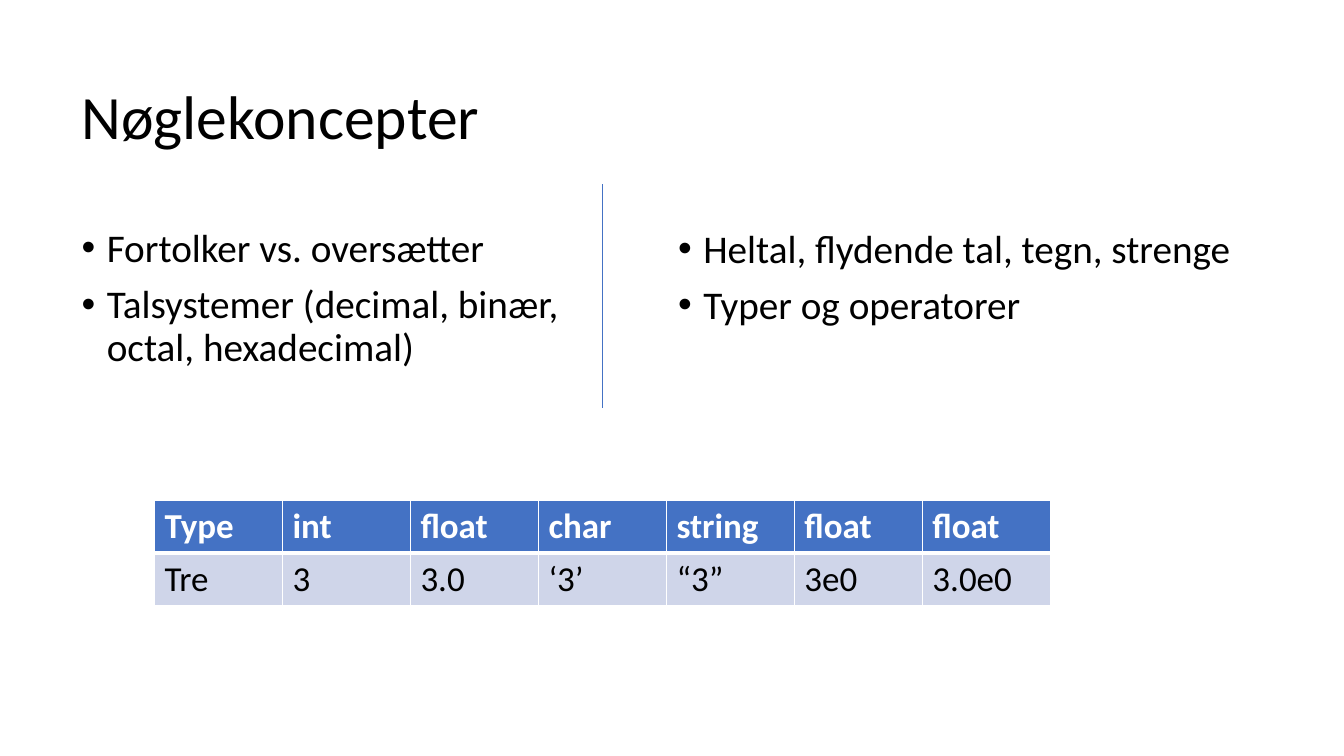
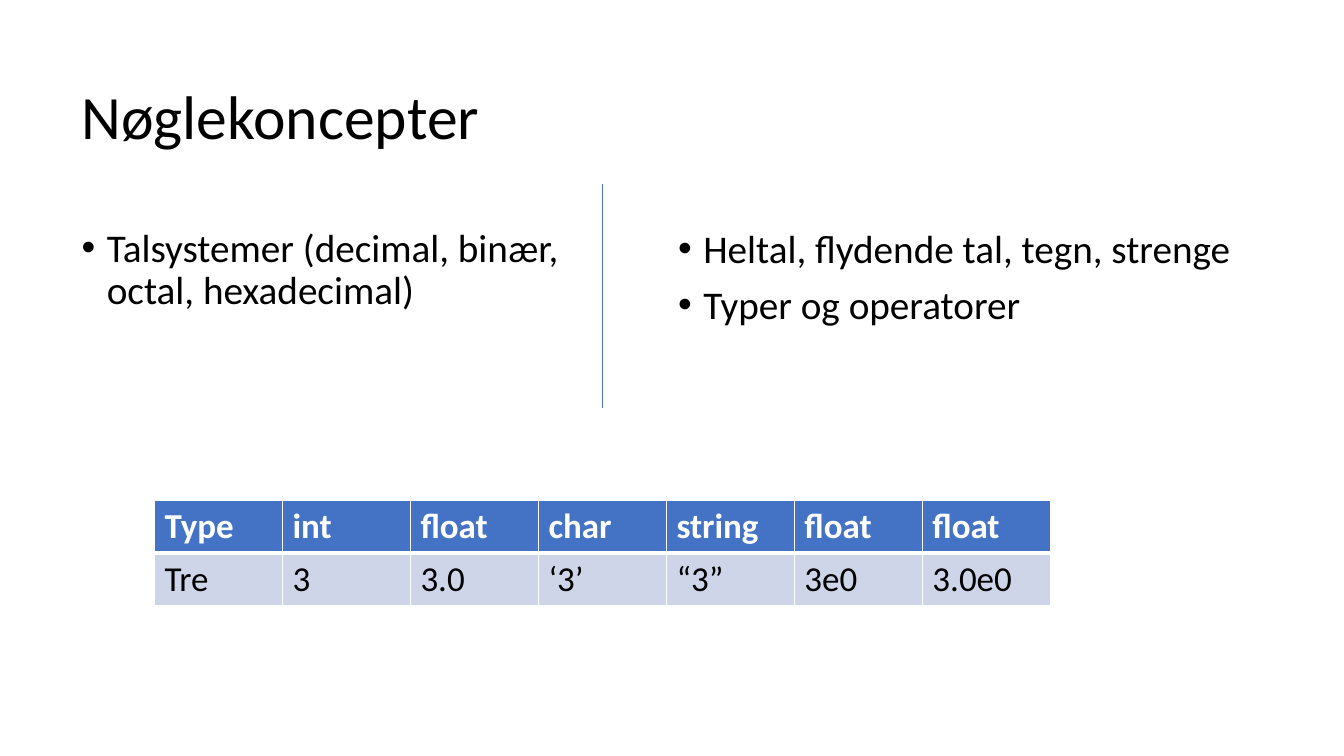
Before and after one commit to fisterloegsovs/pop22, a slide deck: slide 2 of lectures/3.1PrecedenceNKeywords/lecture.pptx. Drawn at 1344x756 pixels with LibreOffice and Linux fonts; fonts in the diff are those of the drawing. Boxes give left, top, right and bottom in pixels: in the first picture for what was removed or moved away, otherwise in the second. Text is boxed around its words. In the diff, an @@ line names an element or a change of style, - is before the commit and + after.

Commit message:
lecture ready

```diff
--- a/lectures/3.1PrecedenceNKeywords/lecture.pptx
+++ b/lectures/3.1PrecedenceNKeywords/lecture.pptx
@@ text at (x1=107, y1=234, x2=484, y2=263): paragraph removed @@
-• Fortolker vs. oversætter
```
Also in this commit, not shown: 1 other slide changed, 2 slides added, 1 slide removed, 3 other files.
